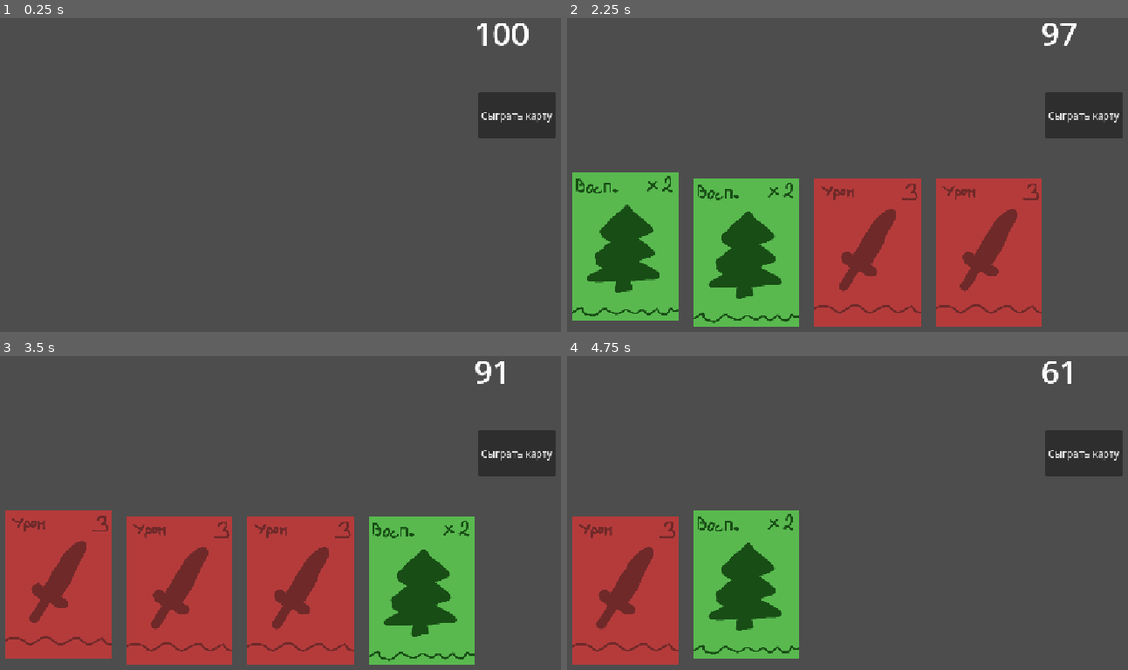
Above: before the commit, frames 1-4 (two rows, left to right).
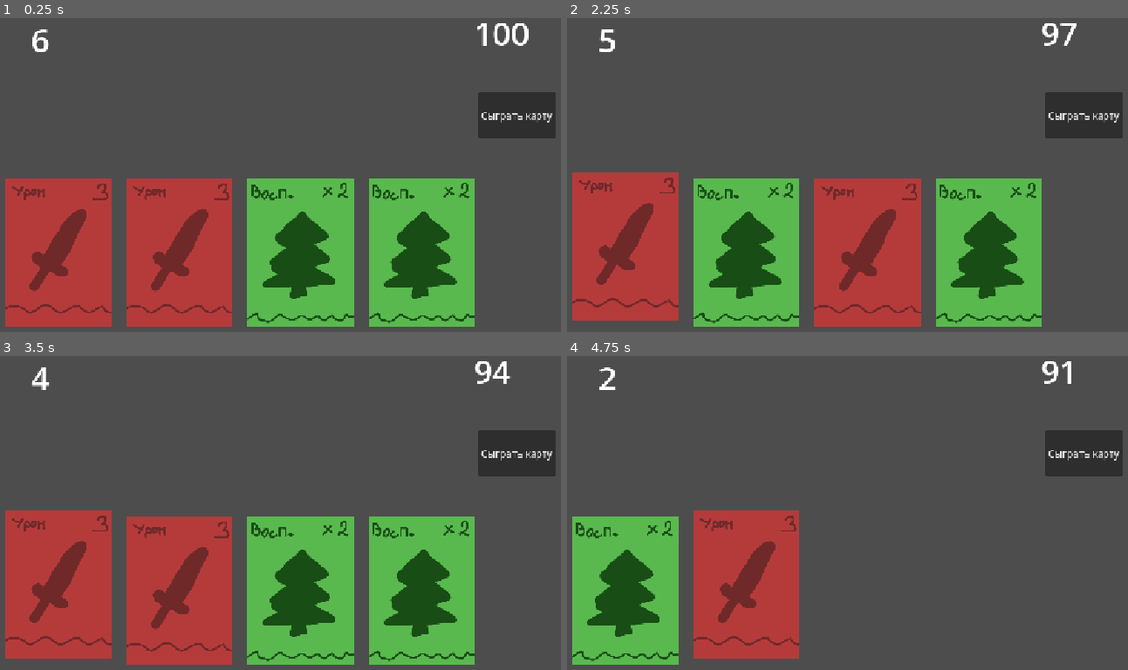
Above: after the commit, the same moments.

Repository: almoof/geopolar_game_ai_edition
Game: Godot game, scene res://scenes/battle.tscn
The game is run twice, just before and just after one commit, with the same random seed, the same clock (stepped at 60 frames per second) and the same inputs. This scene is started directly instead of the project's main scene.
Inputs (mouse positions are in pixels of both pictures, inside the frame that each line leads up to):
- Up to frame 1 (0.25 s): no input
- Up to frame 2 (2.25 s): click "Сыграть карту" at 0.5 s; tap Enter at 1.25 s; move the mouse to (623, 253) at 1.27 s; hold D (right) 1.28-2.03 s; hold F (interact) 1.28-2.03 s; click (623, 253) at 1.42 s; tap Space at 2 s; move the mouse to (623, 247) at 2.02 s; hold S (down) from 2.03 s (still down); tap F (interact) at 2.1 s; click (623, 247) at 2.17 s
- Up to frame 3 (3.5 s): tap Enter at 2.75 s; move the mouse to (56, 585) at 2.77 s; release S (down) at 2.78 s; hold D (right) from 2.78 s (still down); hold F (interact) from 2.78 s (still down); click (56, 585) at 2.92 s
- Up to frame 4 (4.75 s): tap Space at 3.5 s; move the mouse to (623, 585) at 3.52 s; release D (right) at 3.53 s; release F (interact) at 3.53 s; hold W (up) 3.53-4.28 s; tap F (interact) at 3.6 s; click (623, 585) at 3.67 s; tap Enter at 4.25 s; move the mouse to (746, 591) at 4.27 s; hold A (left) from 4.28 s (still down); hold F (interact) from 4.28 s (still down); click (746, 591) at 4.42 s

The runs differ from the first frame. In frame 1, 36% of the frame differs, in the area x 0-85%, y 3-99%; in frame 2, 18%; in frame 3, 9.3%; in frame 4, 18%.
Error before the commit: Invalid assignment of property or key 'text' with value of type 'String' on a base object of type 'null instance'. (res://scenes/logic.gd:18)

Commit message:
Same commit

Diff:
--- a/scenes/battle.tscn
+++ b/scenes/battle.tscn
@@ -36,6 +36,14 @@
 theme_override_font_sizes/font_size = 53
 text = "HP"
 
+[node name="Deck size" type="Label" parent="." unique_id=9834739]
+offset_left = 155.0
+offset_top = 43.0
+offset_right = 288.0
+offset_bottom = 116.0
+theme_override_font_sizes/font_size = 53
+text = "deck size"
+
 [node name="Logic" type="Node" parent="." unique_id=1561773071]
 script = ExtResource("2_th188")
 
